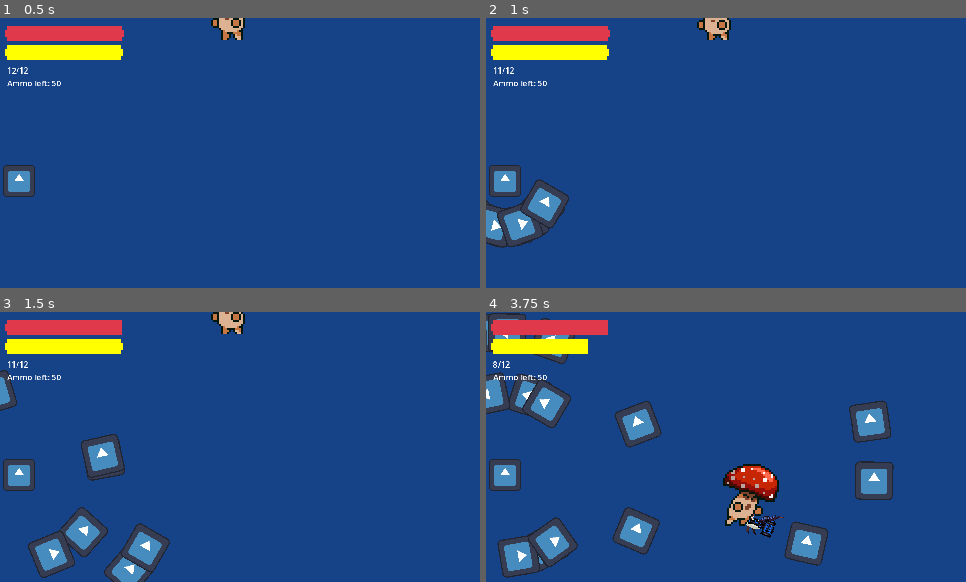
Above: before the commit, frames 1-4 (two rows, left to right).
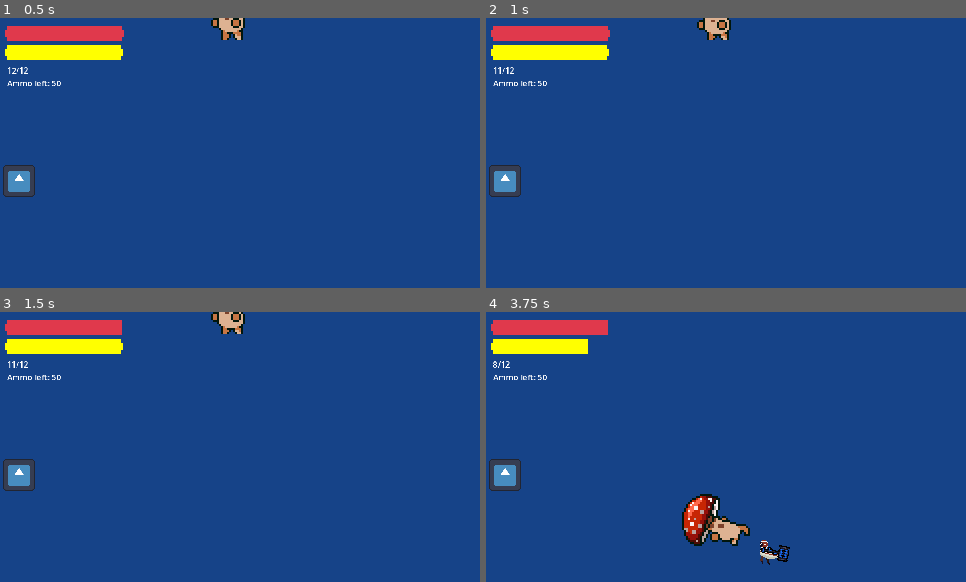
Above: after the commit, the same moments.

Repository: MettallicOnyx/Boss-Rush-Jam-Project
Game: Godot game, scene res://scenes/boss_rush_jam.tscn
Two runs of this game, one before a commit and one after it. Both use one fixed random seed, a clock stepped at 60 frames per second and the inputs below. The engine's default icon, where the game draws it, is replaced by a stand-in: a white triangle on a blue panel in a dark square.
Inputs (mouse positions are in pixels of both pictures, inside the frame that each line leads up to):
- Up to frame 1 (0.5 s): no input
- Up to frame 2 (1 s): tap Enter (ui_accept) at 0.5, 0.77 s; move the mouse to (831, 139) at 0.52 s; hold D (right) from 0.53 s (still down); click (831, 139) at 0.6 s
- Up to frame 3 (1.5 s): move the mouse to (144, 460) at 1.27 s; release D (right) at 1.28 s; hold S (down) from 1.28 s (still down); tap E (ability) at 1.35 s
- Up to frame 4 (3.75 s): tap Enter (ui_accept) at 1.52, 3.02 s; click (630, 460) at 1.55 s; move the mouse to (774, 387) at 2.02 s; release S (down) at 2.03 s; hold D (right) 2.03-2.78 s; tap Shift (dash) at 2.1 s; click (774, 387) at 2.3 s; move the mouse to (702, 501) at 2.77 s; hold W (up) 2.78-3.53 s; click (702, 501) at 2.85 s; move the mouse to (870, 487) at 3.52 s; hold A (left) from 3.53 s (still down); tap F (swap_weapon) at 3.6 s

Frame 1 is identical in both runs. In frame 2, 2.6% of the frame differs, in the area x 0-18%, y 59-86%; in frame 3, 5.6%; in frame 4, 15%, in the area x 0-85%, y 0-99%.

Commit message:
fixes

Diff:
--- a/scenes/boss_rush_jam.tscn
+++ b/scenes/boss_rush_jam.tscn
@@ -1,19 +1,15 @@
-[gd_scene load_steps=19 format=4 uid="uid://r5hakfqtvq4i"]
+[gd_scene load_steps=15 format=4 uid="uid://r5hakfqtvq4i"]
 
 [ext_resource type="PackedScene" uid="uid://dmneubwiq5xqt" path="res://scenes/player/player.tscn" id="1_o0p3x"]
 [ext_resource type="PackedScene" uid="uid://b4v3g0v1f62js" path="res://scenes/UI/health_bar.tscn" id="1_sh5up"]
 [ext_resource type="PackedScene" uid="uid://lim4lwwce5bt" path="res://scenes/UI/ammo_label.tscn" id="2_4gufw"]
-[ext_resource type="PackedScene" uid="uid://bgqvneeqe3raq" path="res://scenes/weapons/gun.tscn" id="2_6aj4j"]
 [ext_resource type="PackedScene" uid="uid://c8a50jhlgwtxg" path="res://scenes/UI/stamina_bar.tscn" id="2_eo5pw"]
 [ext_resource type="Texture2D" uid="uid://cayll74qwdeg6" path="res://assets/Tilesets/Tileset1.png" id="2_jxsl0"]
 [ext_resource type="PackedScene" uid="uid://dvi7vjtya3my1" path="res://scenes/UI/settings.tscn" id="3_qxcin"]
 [ext_resource type="Script" path="res://scripts/UI/main_camera.gd" id="4_xtxtq"]
 [ext_resource type="PackedScene" uid="uid://bjjn8eh74vu41" path="res://scenes/enemies/test_dummy.tscn" id="5_b4dyp"]
-[ext_resource type="PackedScene" uid="uid://pd2x0370tjpy" path="res://scenes/weapons/melee.tscn" id="5_w01p5"]
-[ext_resource type="PackedScene" uid="uid://cpo88w23h0qc5" path="res://scenes/player/spin_detector.tscn" id="7_h5n6e"]
 [ext_resource type="PackedScene" uid="uid://b30ogcnmvfv77" path="res://scenes/items/ammo_pickup.tscn" id="9_imqat"]
 [ext_resource type="Script" path="res://scripts/components/projectile_spawner.gd" id="9_tqdtp"]
-[ext_resource type="Script" path="res://scenes/components/projectile_spawner_random.gd" id="11_pbwjy"]
 [ext_resource type="PackedScene" uid="uid://chtn4jjmnt7fh" path="res://scenes/enemies/projectiles/projectile.tscn" id="13_vvxe5"]
 [ext_resource type="PackedScene" uid="uid://c17auasyxa2vn" path="res://scenes/enemies/bosses/mantis/mantis.tscn" id="17_vvk1y"]
 
@@ -109,14 +105,6 @@
 unique_name_in_owner = true
 position = Vector2(562, 496)
 
-[node name="SpinDetector2" parent="Player" instance=ExtResource("7_h5n6e")]
-
-[node name="Gun2" parent="Player" instance=ExtResource("2_6aj4j")]
-position = Vector2(0.511621, 2.57774)
-rotation = -4.46638e-06
-
-[node name="Melee2" parent="Player" instance=ExtResource("5_w01p5")]
-
 [node name="Main Camera" type="Camera2D" parent="."]
 position = Vector2(576, 324)
 script = ExtResource("4_xtxtq")
@@ -143,25 +131,6 @@
 wait_time = 0.5
 one_shot = true
 
-[node name="ProjectileSpawner2" type="Node2D" parent="Test Enemy"]
-script = ExtResource("11_pbwjy")
-projectile_prefab = ExtResource("13_vvxe5")
-base_rotation_step = 0.0
-base_radius = 50
-projectiles_per_shot = 8
-shot_count = 2
-sequence_count = -1
-
-[node name="ShootTimer" type="Timer" parent="Test Enemy/ProjectileSpawner2"]
-wait_time = 0.3
-
-[node name="FirePointParent" type="Node2D" parent="Test Enemy/ProjectileSpawner2"]
-
-[node name="SequenceTimer" type="Timer" parent="Test Enemy/ProjectileSpawner2"]
-wait_time = 0.5
-one_shot = true
-autostart = true
-
 [node name="Pickups" type="Node2D" parent="."]
 
 [node name="AmmoPickup" parent="Pickups" instance=ExtResource("9_imqat")]
@@ -170,8 +139,5 @@
 [node name="Mantis" parent="." instance=ExtResource("17_vvk1y")]
 position = Vector2(567, 147)
 
-[connection signal="shot_fired" from="Player/Gun2" to="Main Camera" method="_on_gun_shot_fired"]
 [connection signal="timeout" from="Test Enemy/ProjectileSpawner/ShootTimer" to="Test Enemy/ProjectileSpawner" method="_on_shoot_timer_timeout"]
 [connection signal="timeout" from="Test Enemy/ProjectileSpawner/SequenceTimer" to="Test Enemy/ProjectileSpawner" method="_on_sequence_timer_timeout"]
-[connection signal="timeout" from="Test Enemy/ProjectileSpawner2/ShootTimer" to="Test Enemy/ProjectileSpawner2" method="_on_shoot_timer_timeout"]
-[connection signal="timeout" from="Test Enemy/ProjectileSpawner2/SequenceTimer" to="Test Enemy/ProjectileSpawner2" method="_on_sequence_timer_timeout"]
